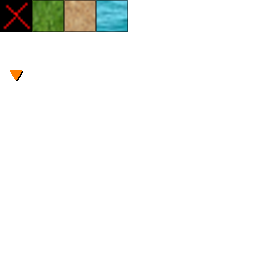
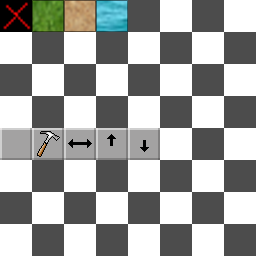
The second 256 × 256 image is a revision of the first. Changes to its layers:
painted on "base" over <box>0,70,160,160</box>
showed "レイヤー 1" over <box>0,0,256,256</box>
